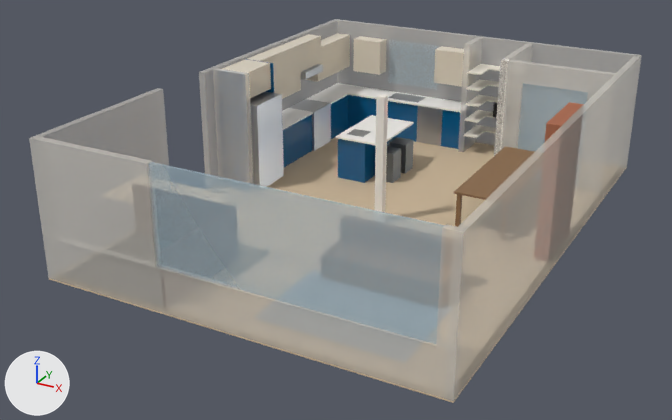
A saved change to the glTF model site/assets/twin.glb.
Before and after are seen from a 50 mm camera at (10.6, -19.35, 7.2) aimed at (2.81, -5.18, 0.12). Arrows for +X, +Y and +Z are at lower left; the lights stay in place. The first picture is the older version. Where no turn or scale is listed for an object, it has been applied to the vertices.

Before the edit, the objects in view are built like this:
```python
me_counter = bpy.data.meshes.new('counter')
me_counter.from_pydata(...)  # a box spanning x 0.0..1.0, y -1.0..0.0, z 0.0..1.0
me_counter.materials.append(mat_counter)  # white #f2f0ec
me_stool = bpy.data.meshes.new('stool')
me_stool.from_pydata(...)  # a box spanning x 0.0..1.0, y -1.0..0.0, z 0.0..1.0
me_stool.materials.append(mat_stool)  # grey #6e7479
me_wall = bpy.data.meshes.new('wall')
me_wall.from_pydata(...)  # a box spanning x 0.0..1.0, y -1.0..0.0, z 0.0..1.0
me_wall.materials.append(mat_wall)  # white #efebe2
ob_isl_top = bpy.data.objects.new('isl_top', me_counter)
ob_isl_top.location = (1.87, -1.87, 0.88)
ob_isl_top.scale = (1.02, 1.63, 0.0381)
ob_stool1 = bpy.data.objects.new('stool1', me_stool)
ob_stool1.location = (2.65, -2.79, 0.0)
ob_stool1.scale = (0.381, 0.381, 0.635)
ob_wall_w_south = bpy.data.objects.new('wall_w_south', me_wall)
ob_wall_w_south.location = (-0.13, -6.55, 0.0)
ob_wall_w_south.scale = (0.127, 3.12, 2.44)
# also in view: 'w2_u33' at (3.09, -0.17, 1.75); 'office_slider' at (5.79, -1.6, 1.02); 'wall_alcove_e' at (4.71, -0.84, 1.22); 'w2_b3d18' at (3.25, -0.3, 0.44); 'range' at (0.33, -1.9, 0.46)
```
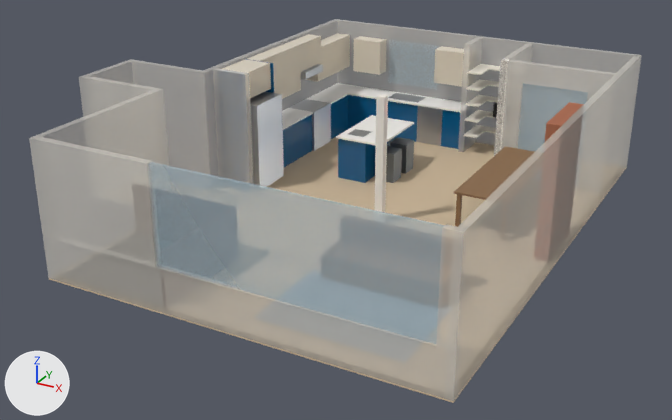
What changed in the scene script:
```text
Change ob_isl_top:
    ob_isl_top.location: (1.87, -1.87, 0.88) -> (1.88, -1.87, 0.88)
Change ob_stool1:
    ob_stool1.location: (2.65, -2.79, 0.0) -> (2.67, -2.79, 0.0)
Add ob_wall_hall_end:
    ob_wall_hall_end = bpy.data.objects.new('wall_hall_end', me_wall)
    ob_wall_hall_end.location = (-1.91, -5.18, 0.0)
    ob_wall_hall_end.scale = (0.127, 1.5, 2.44)
Add ob_wall_hall_s:
    ob_wall_hall_s = bpy.data.objects.new('wall_hall_s', me_wall)
    ob_wall_hall_s.location = (-1.78, -6.55, 0.0)
    ob_wall_hall_s.scale = (1.65, 0.127, 2.44)
Add ob_wall_hall_n:
    ob_wall_hall_n = bpy.data.objects.new('wall_hall_n', me_wall)
    ob_wall_hall_n.location = (-1.78, -5.18, 0.0)
    ob_wall_hall_n.scale = (1.65, 0.127, 2.44)
```

Changed parts and their boxes [x1, y1, x2, y2] in the pictures (672 x 420 px):
'wall_hall_n', added: after [132, 60, 205, 173]
'wall_hall_s', added: after [84, 76, 157, 115]
'isl_top', moved: before [335, 115, 414, 146]; after [336, 115, 414, 146]
'wall_hall_end', added: after [79, 59, 135, 117]
'stool1', moved: before [386, 146, 401, 183]; after [386, 146, 402, 183]
